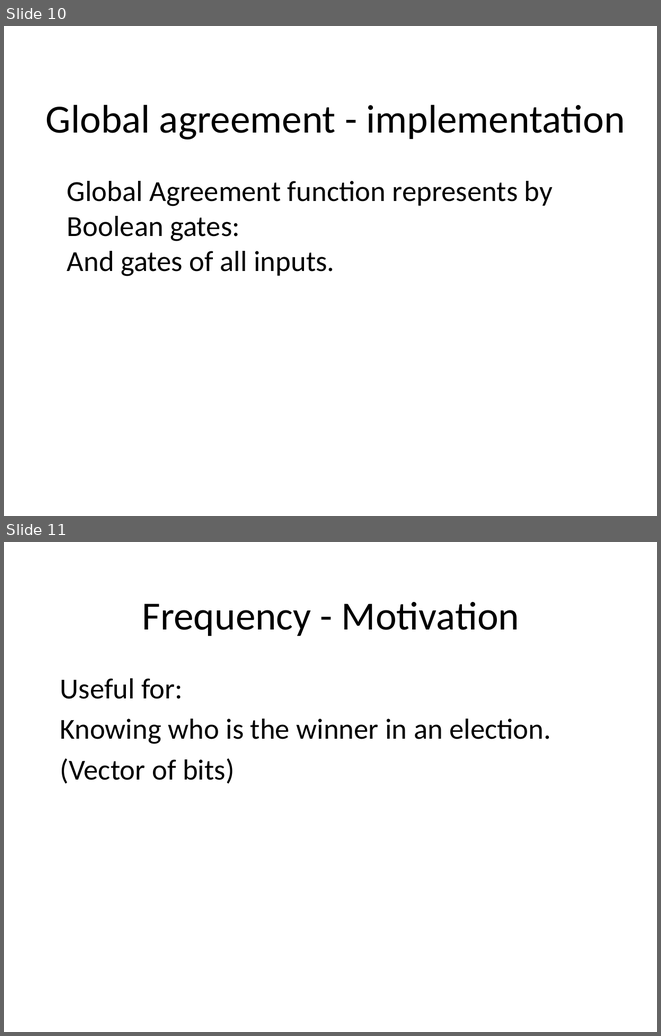
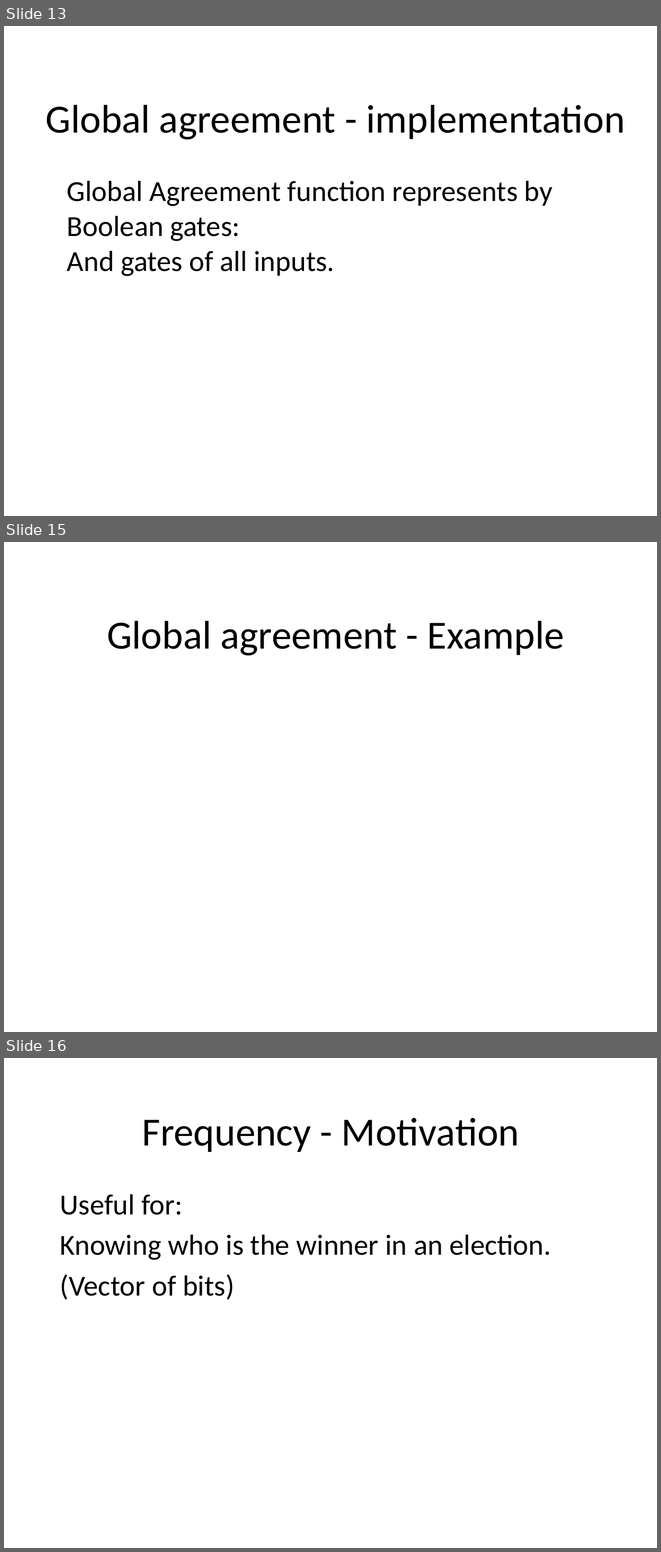
Before and after one commit to yarneo/cryptography-nir-itay-yarden, a slide deck: Cryptography Project - meeting2.pptx. Shown one above the other, each under a label of ours: slides 10 and 11 before the commit, slides 13, 15 and 16 after it; the slides between them are not shown. The pictures are 661x1036 and 661x1552 pixels, drawn with LibreOffice and Linux fonts; fonts in the diff are those of the drawing. Boxes give left, top, right and bottom in pixels: in the first picture for what was removed or moved away, otherwise in the second. Text is boxed around its words. In the diff, an @@ line names an element or a change of style, - is before the commit and + after.

```diff
--- a/Cryptography Project - meeting2.pptx
+++ b/Cryptography Project - meeting2.pptx
@@ slide 15 added at [4, 542, 657, 1032], background #FFFFFF @@
@@ title added at [107, 620, 564, 655], 44 pt, text #000000 @@
+Global agreement - Example
@@ what was slide 10 is now slide 13 @@
@@ what was slide 11 is now slide 16 @@
```
Also in this commit, not shown: 1 slide changed, 4 other slides added.
